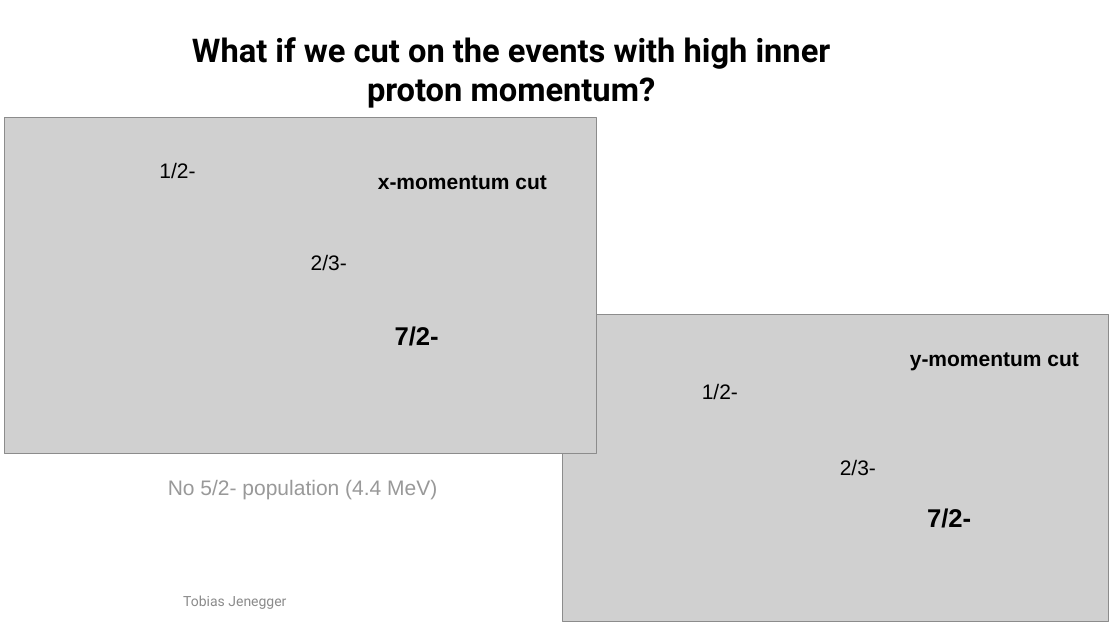
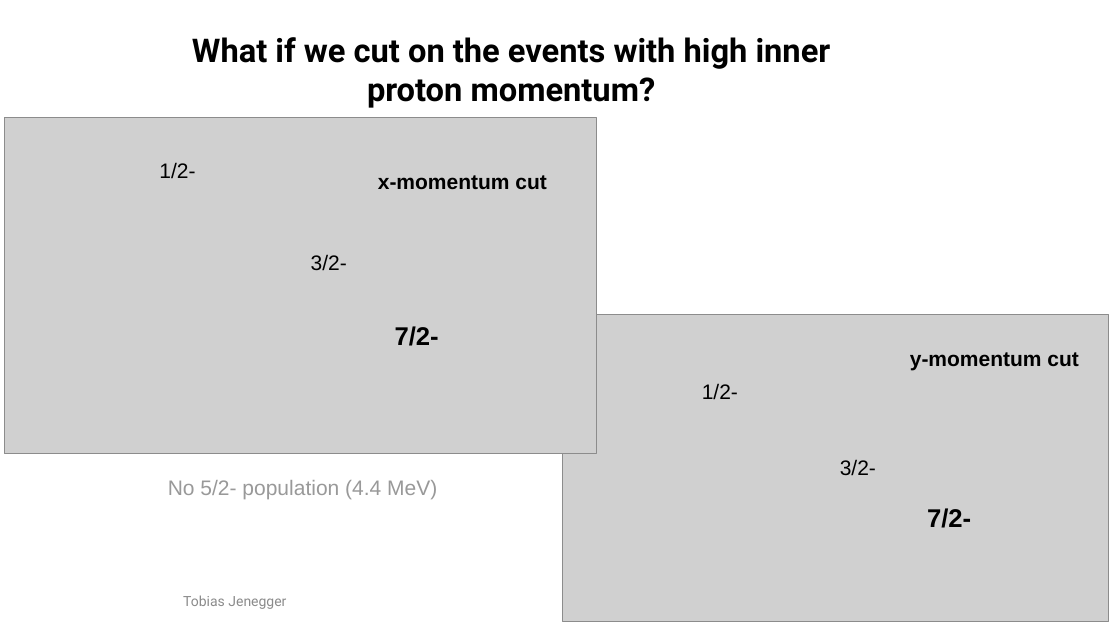
Before and after one commit to jenegger/r3bweek_2022, a slide deck: slide 10 of r3b_pres_2022.odp. Drawn at 1120x630 pixels with LibreOffice and Linux fonts; fonts in the diff are those of the drawing; grey boxes stand for pictures; background and template pictures are left out. Boxes give left, top, right and bottom in pixels: in the first picture for what was removed or moved away, otherwise in the second. Text is boxed around its words. In the diff, an @@ line names an element or a change of style, - is before the commit and + after.

```diff
--- a/r3b_pres_2022.odp
+++ b/r3b_pres_2022.odp
@@ text at <box>311,254,347,270</box>: text changed @@
-2/3-
+3/2-
@@ text at <box>840,459,876,475</box>: text changed @@
-2/3-
+3/2-
```
Also in this commit, not shown: 9 other files.
